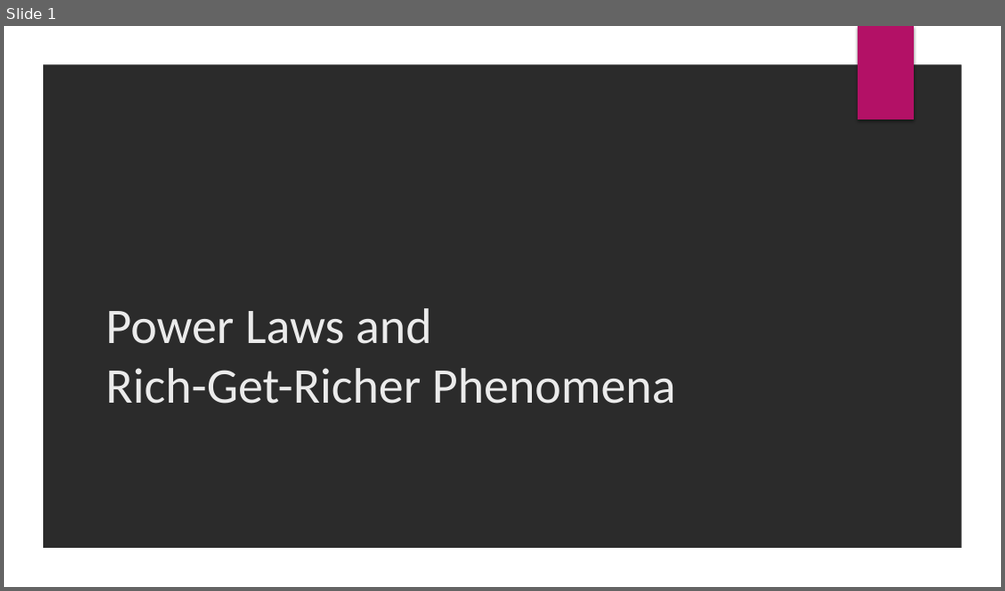
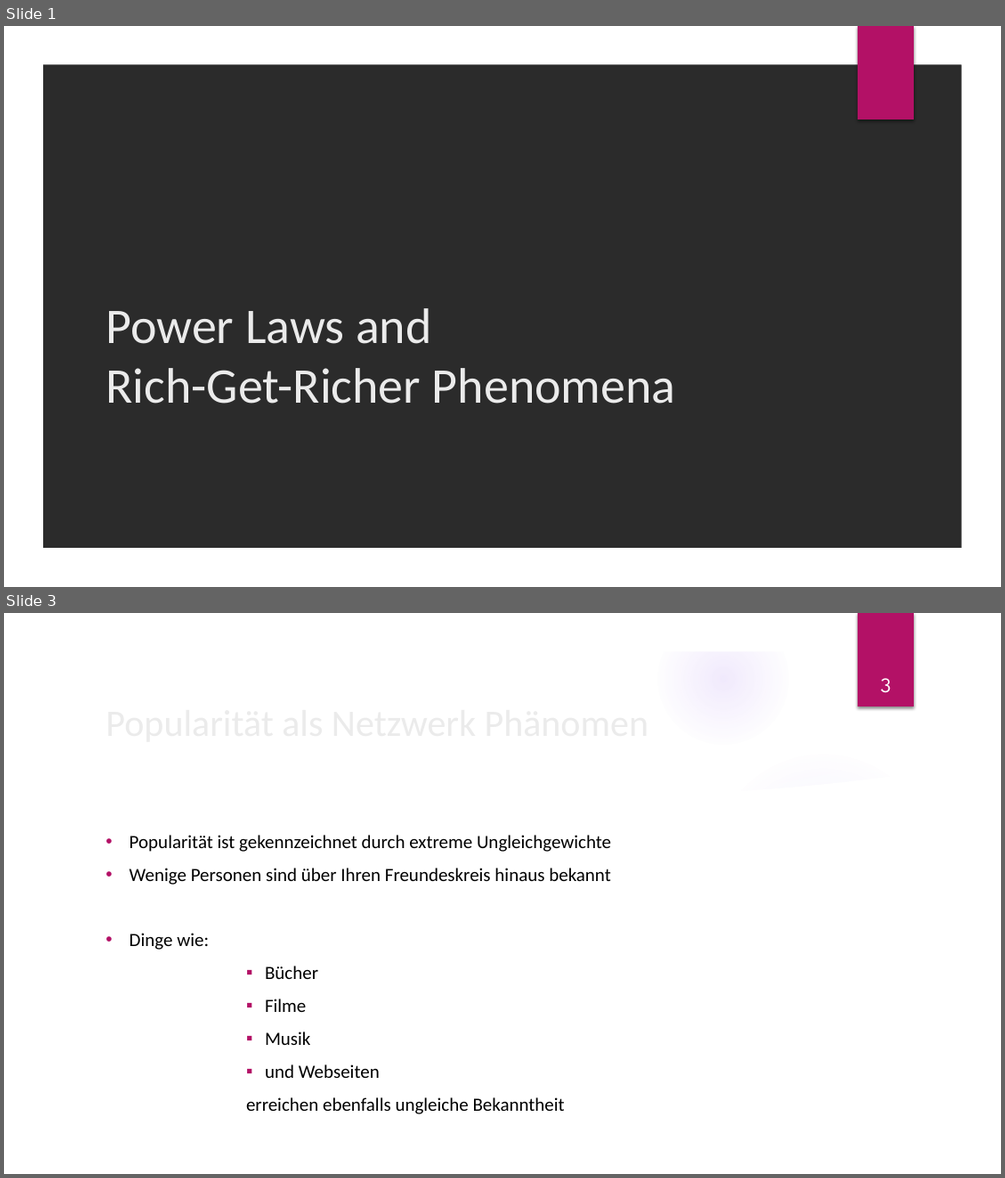
Before and after one commit to ReSynn/Rich-Get-Richer-Dynamik, a slide deck: PL and RgR.pptx. Shown one above the other, each under a label of ours: slide 1 before the commit, slides 1 and 3 after it; the slides between them are not shown. The pictures are 1005x591 and 1005x1178 pixels, drawn with LibreOffice and Linux fonts; fonts in the diff are those of the drawing; background and template pictures are left out; a plain dark background stands for a picture behind light text. Boxes give left, top, right and bottom in pixels: in the first picture for what was removed or moved away, otherwise in the second. Text is boxed around its words. In the diff, an @@ line names an element or a change of style, - is before the commit and + after.

```diff
--- a/PL and RgR.pptx
+++ b/PL and RgR.pptx
@@ slide 3 added at <box>4,613,1001,1174</box>, background picture (left out); not listed: 2 template elements that a slide beside it also shows @@
@@ title added at <box>98,692,815,750</box>, 36 pt, text #EBEBEB @@
+Popularität als Netzwerk Phänomen
@@ page number added at <box>881,678,891,693</box>, 20 pt, text #FFFFFF @@
+3
@@ group added at <box>4,614,970,1174</box>: 5 ellipses, 2 freeform shapes @@
@@ text added at <box>129,835,611,1114</box>, 18 pt, text #000000 @@
+• Popularität ist gekennzeichnet durch extreme Ungleichgewichte
+• Wenige Personen sind über Ihren Freundeskreis hinaus bekannt
+• Dinge wie:
+        ▪ Bücher
+        ▪ Filme
+        ▪ Musik
+        ▪ und Webseiten
+        erreichen ebenfalls ungleiche Bekanntheit
```
Also in this commit, not shown: 2 slides changed, 4 other slides added.
